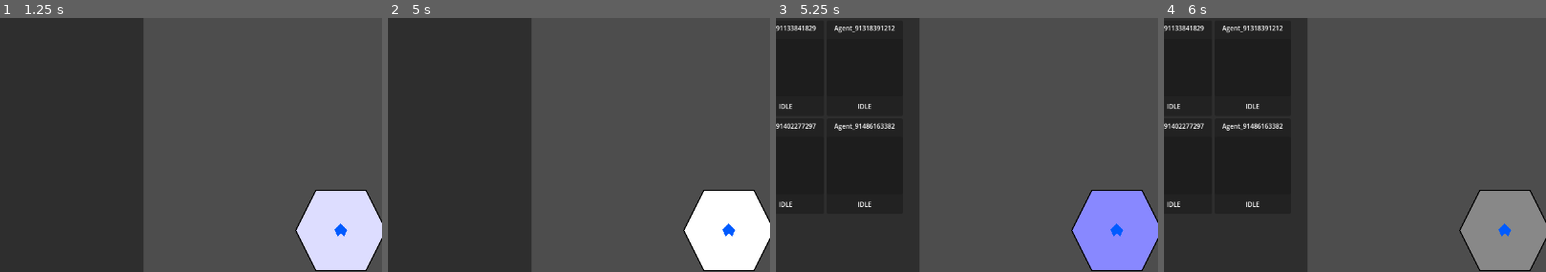
Above: before the commit, frames 1-4 (left to right).
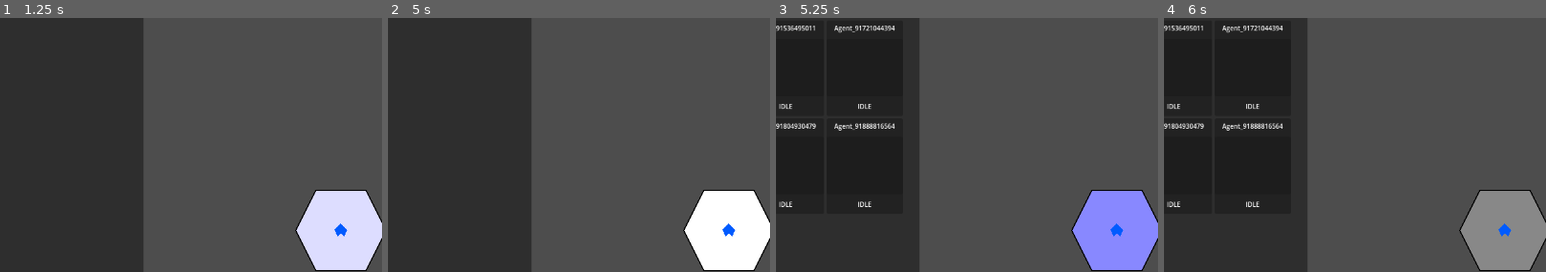
Above: after the commit, the same moments.

Repository: Drakosam/game_1
Game: Godot game, scene res://main_game_loop.tscn
Same seed, same stepped clock (60 frames per second), same inputs: the game is played once before the commit and once after it.
Inputs (mouse positions are % of the whole screen's width and height, from its top left):
- Up to frame 1 (1.25 s): tap Enter at 0.5 s; click (50, 50) at 0.67 s
- Up to frame 2 (5 s): tap Space at 1.25, 2.75, 4.25 s; move the mouse to (30, 55) at 1.27 s; click (30, 55) at 1.42 s; tap Enter at 2, 3.5 s; move the mouse to (60, 28) at 2.02 s; click (60, 28) at 2.17 s; move the mouse to (45, 70) at 2.77 s; click (45, 70) at 2.92 s; move the mouse to (80, 65) at 3.52 s; click (80, 65) at 3.67 s; move the mouse to (20, 35) at 4.27 s; click (20, 35) at 4.42 s
- Up to frame 3 (5.25 s): move the mouse to (55, 50) at 5.02 s; click (55, 50) at 5.17 s
- Up to frame 4 (6 s): move the mouse to (35, 25) at 5.77 s; click (35, 25) at 5.92 s
The pictures show only the part of the screen within x 5-55%, y 8-58%; the shares and areas given below are measured in that part.

Frames 1-2 are identical in both runs. In frame 3, 0.4% of the frame differs, in the area x 2-32%, y 3-44%; in frame 4, 0.4%.
Error after the commit: Invalid call to function 'act' in base 'Node (job_backend.gd)'. Expected 0 arguments. (res://Actors/actor.gd:62)

Commit message:
-up global variable

Diff:
--- a/Actors/actor.gd
+++ b/Actors/actor.gd
@@ -115,11 +115,15 @@
 
 	if result == 0:
 		speed += 1
+
 	elif result == 1:
 		power += 1
+
 	elif result == 2:
 		influance += 1
+
 	elif result == 3:
 		mental += 1
+
 	elif result == 4:
 		aether += 1
--- a/Actors/agent.gd
+++ b/Actors/agent.gd
@@ -1,8 +1,6 @@
 extends "res://Actors/actor.gd"
 
 var consume_level = 500
-
-signal consume_food_event(consume_value,agent_name)
 
 func _ready():
 	super()
@@ -20,14 +18,25 @@
 func _consume():
 	consume_level -= 1
 	if consume_level < 0 :
-		var consume_value = 4 + int(round(float(speed + power + influance + mental + aether ) / 2))
-		emit_signal('consume_food_event',consume_value,name)
+		var consume_food_value = CoreValue.food_base_conumption
+		var consuption_from_attr = speed + power + influance + mental + aether
+		consuption_from_attr = float(consuption_from_attr) / 2
+		consuption_from_attr *= CoreValue.food_conumption_attr_multi
+		consume_food_value += roundi(consuption_from_attr)
+
+		var consume_food_dif = 0
+
+		if consume_food_value <= GameCore.food:
+			GameCore.food -= consume_food_value
+		else:
+			consume_food_dif = consume_food_value - GameCore.food
+			GameCore.food = 0
+
+		consume_result(consume_food_dif)
 		consume_level = 500
 
 
-func consume_result(consume_value, agent_name):
-	if agent_name != name:
-		return
+func consume_result(consume_value):
 
 	print('me ::', name,' consume -> ',consume_value)
 	if consume_value > 0:
--- a/Backend/agent_backend.gd
+++ b/Backend/agent_backend.gd
@@ -8,8 +8,6 @@
 signal update_agents_in_region(agents_list)
 signal chec_path_to_tile(start_tile, target_tile, agent_name)
 signal job_done_result( job_result )
-signal consume_food_event(consume_value, agent_name)
-signal secure_food_for_new_agent(food_needed, location)
 
 
 func _ready():
@@ -24,7 +22,6 @@
 	new_agent.connect('move_to_new_region',new_location_for_agent)
 	new_agent.connect('check_path_to_target_posytion',_chec_path_to_tile)
 	new_agent.connect('job_done_result',_job_done_result)
-	new_agent.connect('consume_food_event',_consume_food_event)
 	new_agent.connect('im_dead',_agent_is_dead)
 
 	add_child(new_agent)
@@ -85,11 +82,13 @@
 
 func _job_done_result(job_result):
 	print(job_result)
-	if job_result['job_type'] == 'RECRUITING':
+	if job_result['job_type'] == JobNames.recruiting:
 		for result in job_result['results']:
 			if 'status' in result and result['status']=='SUCCESS':
 				print('add new agent')
-				emit_signal('secure_food_for_new_agent', 15, job_result['tile'])
+				if GameCore.food >= JobNames.food_for_new_agent:
+					GameCore.food -= JobNames.food_for_new_agent
+					add_agent({'location':job_result['tile']})
 	else:
 		emit_signal('job_done_result',job_result)
 
@@ -98,9 +97,6 @@
 	for child in get_children():
 		child.consume_result(food_dif, agent_name)
 
-
-func _consume_food_event(consume_value, agent_name):
-	emit_signal('consume_food_event',consume_value, agent_name)
 
 
 func _agent_is_dead(agent_name):
@@ -112,7 +108,6 @@
 			child.disconnect('move_to_new_region',new_location_for_agent)
 			child.disconnect('check_path_to_target_posytion',_chec_path_to_tile)
 			child.disconnect('job_done_result',_job_done_result)
-			child.disconnect('consume_food_event',_consume_food_event)
 			child.disconnect('im_dead',_agent_is_dead)
 			child.queue_free()
 			break
--- a/Backend/core_value.gd
+++ b/Backend/core_value.gd
@@ -2,11 +2,14 @@
 
 var resources_to_food_multi = 3
 var resources_to_food_base_value = 10
+
+var food_for_new_agent = 15
+var food_base_conumption = 5
+var food_conumption_attr_multi = 1
 
 var start_food_value = 200
 
 var min_start_resources_in_tile = 100
 var max_start_resources_in_tile = 200
 
-
 var speed_progres_multi = 3
--- a/Backend/job_backend.gd
+++ b/Backend/job_backend.gd
@@ -1,5 +1,23 @@
 extends Node
 
+#-----------------------------------------------------------------------------
+#success rate
+var threshold_explore_new_region = 94
+var threshold_explore_new_resorce = 60
+var threshold_base_trening = 60
+var threshold_colect_base_resorce = 10
+var threshold_convert_resorce_to_food = 5
+var threshold_recruting = 70
+
+
+var work_steps_very_hard = 500
+var work_steps_hard = 400
+var work_steps_medium = 300
+var work_steps_easy = 200
+var work_steps_very_easy = 100
+
+#-----------------------------------------------------------------------------
+#varibles---------------------------------------------------------------------
 var current_job = ''
 var job_progress = 0
 var job_goal = 1
@@ -26,22 +44,16 @@
 		_resolve_explore_job()
 
 	elif current_job == JobNames.recruiting:
-		_generic_resolve_job(79)
+		_generic_resolve_job(threshold_recruting)
 
 	elif current_job == JobNames.trening:
-		var parent = get_parent()
-		var mod = parent.speed + parent.power + parent.influance + parent.mental
-		mod = (mod + parent.aether - 4) * 2 + 60
-		_generic_resolve_job(mod)
-		for result in job_result_list:
-			if result['status'] == 'SUCCESS':
-				parent.up_stat()
+		_resolve_treining_job()
 
 	elif current_job == JobNames.base_resource:
-		_generic_resolve_job(10)
+		_generic_resolve_job(threshold_colect_base_resorce)
 
 	elif  current_job == JobNames.resources_to_food:
-		_generic_resolve_job(5)
+		_generic_resolve_job(threshold_convert_resorce_to_food)
 
 	emit_signal('job_done_result',{
 		'name':current_job,
@@ -78,22 +90,49 @@
 		repeat = true
 
 
-func act(stats = null):
+func act():
+	_job_steps()
+
+
+func _job_steps():
 	if current_job != JobNames.idle:
-		if not stats:
-			stats = {}
+		var parent = get_parent()
 
 		if primary_atribute == '':
 			job_progress += 1
 
-		if primary_atribute in stats:
-			job_progress += stats[primary_atribute]
-
-		if secondary_atribute in stats:
-			job_progress += round(stats[secondary_atribute]/2)
+		if primary_atribute == 'speed':
+			job_progress += parent.speed
+
+		if primary_atribute == 'power':
+			job_progress += parent.power
+
+		if primary_atribute == 'influance':
+			job_progress += parent.influance
+
+		if primary_atribute == 'mental':
+			job_progress += parent.mental
+
+		if primary_atribute == 'aether':
+			job_progress += parent.aether
+
+		if secondary_atribute == 'speed':
+			job_progress += round(parent.speed/2)
+
+		if secondary_atribute == 'power':
+			job_progress += round(parent.power/2)
+
+		if secondary_atribute == 'influance':
+			job_progress += round(parent.influance/2)
+
+		if secondary_atribute == 'mental':
+			job_progress += round(parent.mental/2)
+
+		if secondary_atribute == 'aether':
+			job_progress += round(parent.aether/2)
 
 		if primary_atribute != 'aether' and secondary_atribute != 'aether':
-			job_progress += stats['aether']
+			job_progress += parent.aether
 
 		if job_progress>job_goal:
 			job_done()
@@ -114,7 +153,8 @@
 	print('start movment')
 	primary_atribute = 'speed'
 	secondary_atribute = 'mental'
-	job_goal = int(500 * CoreValue.speed_progres_multi)
+
+	job_goal = int( work_steps_medium * CoreValue.speed_progres_multi)
 	current_job = JobNames.move
 
 
@@ -122,7 +162,8 @@
 	print('start exolore')
 	primary_atribute = 'speed'
 	secondary_atribute = 'mental'
-	job_goal = int(500 * CoreValue.speed_progres_multi)
+
+	job_goal = int(work_steps_hard * CoreValue.speed_progres_multi)
 	current_job = JobNames.explore
 
 
@@ -130,7 +171,8 @@
 	print('start convert resource to food')
 	primary_atribute = 'mental'
 	secondary_atribute = 'speed'
-	job_goal = int(100 * CoreValue.speed_progres_multi)
+
+	job_goal = int(work_steps_very_easy * CoreValue.speed_progres_multi)
 	current_job = JobNames.resources_to_food
 
 
@@ -138,7 +180,8 @@
 	print('start recruiting')
 	primary_atribute = 'influance'
 	secondary_atribute = 'mental'
-	job_goal = int(450 * CoreValue.speed_progres_multi)
+
+	job_goal = int(work_steps_very_hard * CoreValue.speed_progres_multi)
 	current_job = JobNames.recruiting
 
 
@@ -146,7 +189,8 @@
 	print('start general training')
 	primary_atribute = ''
 	secondary_atribute = ''
-	job_goal = int(450 * CoreValue.speed_progres_multi)
+
+	job_goal = int(work_steps_very_hard * CoreValue.speed_progres_multi)
 	current_job = JobNames.trening
 
 
@@ -154,7 +198,8 @@
 	print('start base resources')
 	primary_atribute = 'power'
 	secondary_atribute = 'speed'
-	job_goal = int(500 * CoreValue.speed_progres_multi)
+
+	job_goal = int(work_steps_hard * CoreValue.speed_progres_multi)
 	current_job = JobNames.base_resource
 
 
@@ -170,13 +215,23 @@
 	print(job_result_list, ' ', result, ' ' , succes_rate)
 
 
+func _resolve_treining_job():
+	var parent = get_parent()
+	var mod = parent.speed + parent.power + parent.influance + parent.mental
+	mod = (mod + parent.aether - 4) * 2 + threshold_base_trening
+	_generic_resolve_job(mod)
+	for result in job_result_list:
+		if result['status'] == 'SUCCESS':
+			parent.up_stat()
+
+
 func _resolve_explore_job():
 	rng.randomize()
 	var result = rng.randi_range(0, 100)
 
-	if result > 94:
+	if result > threshold_explore_new_region:
 		job_result_list.append({'name': 'new_region'})
-	elif result > 60:
+	elif result > threshold_explore_new_resorce:
 		job_result_list.append({'name': 'new_resources'})
 	else:
 		print(result)
--- a/main_game_loop.gd
+++ b/main_game_loop.gd
@@ -71,14 +71,3 @@
 	$TileBackend.resolve_job_result(job_result)
 	GameCore.resolve_job_result(job_result)
 	$ManagerBackend.resolve_job_result(job_result)
-
-
-func _on_agent_backend_consume_food_event(consume_value, agent_name):
-	var consume_dif = GameCore.consume_food(consume_value)
-	$AgentBackend.resolve_consume_event_for_agent(consume_dif, agent_name)
-
-
-func _on_agent_backend_secure_food_for_new_agent(food_needed, location ):
-	if GameCore.food >= food_needed:
-		GameCore.food -= food_needed
-		$AgentBackend.add_agent({'location':location})
--- a/main_game_loop.tscn
+++ b/main_game_loop.tscn
@@ -8,7 +8,6 @@
 [ext_resource type="PackedScene" uid="uid://8p2dls85kh8" path="res://Interface/camera_2d.tscn" id="4_waeu0"]
 [ext_resource type="PackedScene" uid="uid://b5nsgnnmye12k" path="res://Backend/tile_backend.tscn" id="5_m6o2q"]
 [ext_resource type="PackedScene" uid="uid://bkvqc87m2xabn" path="res://Backend/agent_backend.tscn" id="6_hhaky"]
-[ext_resource type="PackedScene" uid="uid://bs5gxwsh0kkjn" path="res://Backend/game_core.tscn" id="9_sc2wi"]
 [ext_resource type="PackedScene" uid="uid://blnup5xcrumek" path="res://Backend/manager_backend.tscn" id="10_7fjto"]
 
 [node name="MainGameLoop" type="Node2D"]
@@ -40,8 +39,6 @@
 wait_time = 0.1
 autostart = true
 
-[node name="GameCore" parent="." instance=ExtResource("9_sc2wi")]
-
 [node name="ManagerBackend" parent="." instance=ExtResource("10_7fjto")]
 
 [connection signal="view_is_blocked" from="CanvasLayer/TopPanel" to="." method="_on_view_is_blocked"]
@@ -53,9 +50,7 @@
 [connection signal="registerTile" from="WorldMap" to="." method="_on_world_map_register_tile"]
 [connection signal="selected_region_whos_picked" from="TileBackend" to="." method="_on_tile_backend_selected_region_whos_picked"]
 [connection signal="chec_path_to_tile" from="AgentBackend" to="." method="_on_agent_backend_chec_path_to_tile"]
-[connection signal="consume_food_event" from="AgentBackend" to="." method="_on_agent_backend_consume_food_event"]
 [connection signal="job_done_result" from="AgentBackend" to="." method="_on_agent_backend_job_done_result"]
-[connection signal="secure_food_for_new_agent" from="AgentBackend" to="." method="_on_agent_backend_secure_food_for_new_agent"]
 [connection signal="update_agent_locations" from="AgentBackend" to="." method="_on_agent_backend_update_agent_locations"]
 [connection signal="update_agents_in_region" from="AgentBackend" to="." method="_on_agent_backend_update_agents_in_region"]
 [connection signal="timeout" from="Timer" to="." method="_on_timer_timeout"]
Not shown: 1 places in main_game_loop.tscn that only renumber resources
